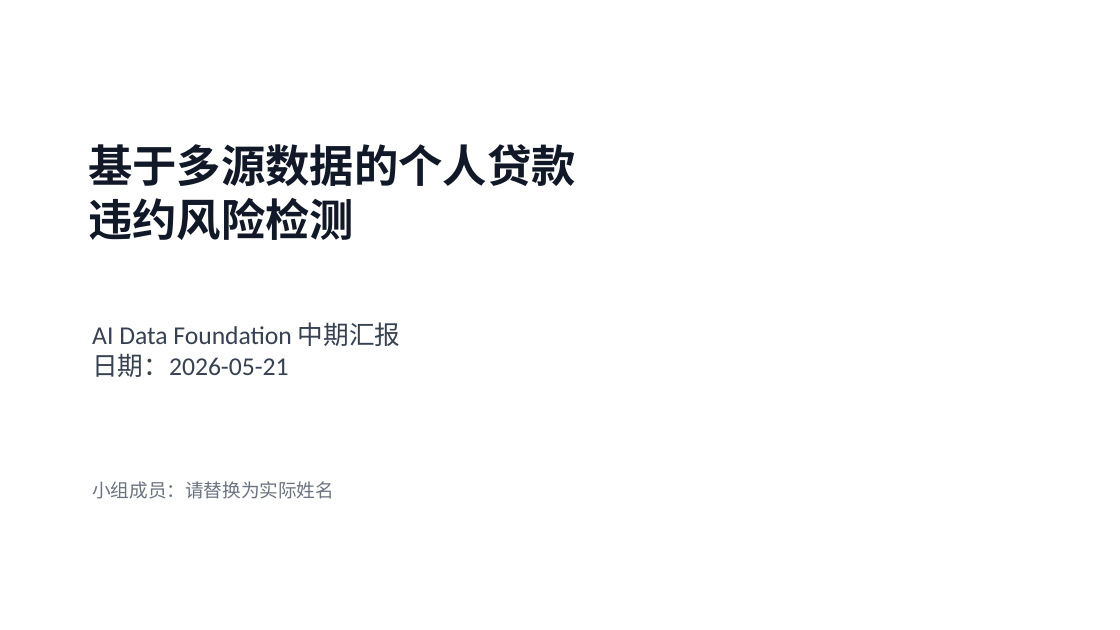
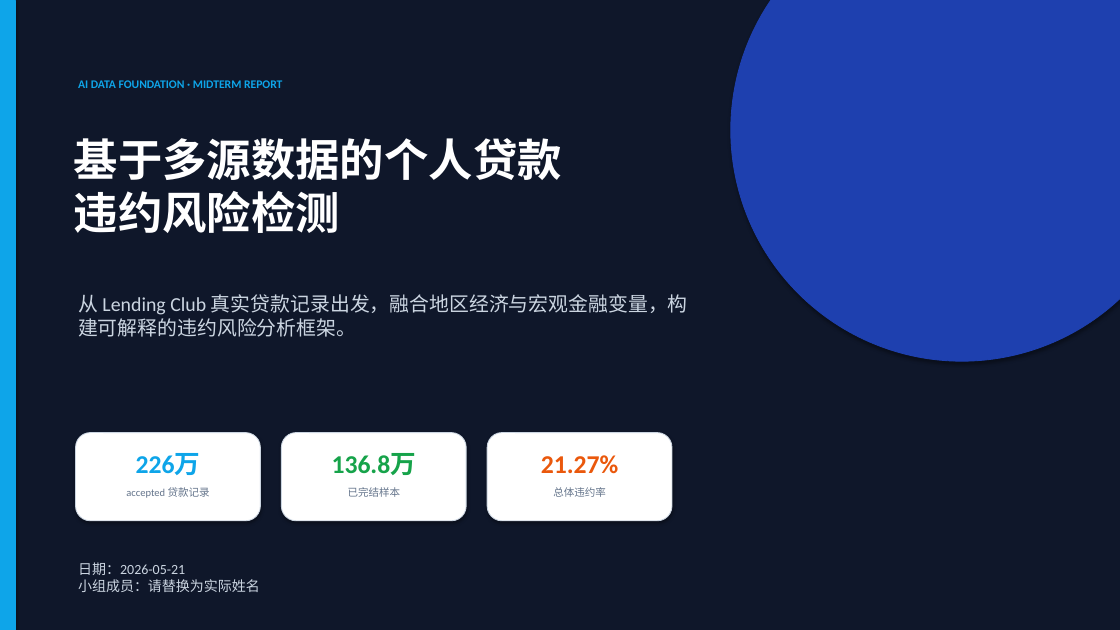
Before and after one commit to Epiphanythu/ai-data-foundation-project, a slide deck: slide 1 of slides/midterm_report.pptx. Drawn at 1120x630 pixels with LibreOffice and Linux fonts; fonts in the diff are those of the drawing. Boxes give left, top, right and bottom in pixels: in the first picture for what was removed or moved away, otherwise in the second. Text is boxed around its words. In the diff, an @@ line names an element or a change of style, - is before the commit and + after.

```diff
--- a/slides/midterm_report.pptx
+++ b/slides/midterm_report.pptx
@@ rectangle added at [0,0,1120,630], fill #0F172A, outline #0F172A 0.75 pt @@
@@ rectangle added at [0,0,15,630], fill #0EA5E9, outline #0EA5E9 0.75 pt @@
@@ ellipse added at [731,0,1120,361], fill #1E40AF, outline #1E40AF 0.75 pt @@
@@ text added at [78,80,283,88], 10 pt, text #0EA5E9, bold @@
+AI DATA FOUNDATION · MIDTERM REPORT
@@ text "基于多源数据的个人贷款": place and size @@
-text "基于多源数据的个人贷款" at [88,144,576,240]
+text "基于多源数据的个人贷款" at [74,138,562,233]
@@ text "基于多源数据的个人贷款" at [74,138,562,233]: text colour #111827 to #FFFFFF @@
@@ text added at [78,294,688,337], 17 pt, text #CBD5E1 @@
+从 Lending Club 真实贷款记录出发，融合地区经济与宏观金融变量，构建可解释的违约风险分析框架。
@@ text removed at [92,322,401,377] @@
-AI Data Foundation 中期汇报
-日期：2026-05-21
@@ rounded rectangle added at [76,433,260,521], fill #FFFFFF, outline #CBD5E1 0.75 pt @@
@@ rounded rectangle added at [281,433,466,521], fill #FFFFFF, outline #CBD5E1 0.75 pt @@
@@ rounded rectangle added at [487,433,672,521], fill #FFFFFF, outline #CBD5E1 0.75 pt @@
@@ text added at [136,453,201,475], 22 pt, text #0EA5E9, bold @@
+226万
@@ text added at [332,453,416,475], 22 pt, text #16A34A, bold @@
+136.8万
@@ text added at [541,455,618,474], 22 pt, text #EA580C, bold @@
+21.27%
@@ text added at [126,487,210,498], 9 pt, text #64748B @@
+accepted 贷款记录
@@ text added at [348,487,401,497], 9 pt, text #64748B @@
+已完结样本
@@ text added at [553,487,606,497], 9 pt, text #64748B @@
+总体违约率
@@ text "日期：2026-05-21": place and size @@
-text "日期：2026-05-21" at [92,481,334,499]
+text "日期：2026-05-21" at [78,562,260,592]
@@ text at [78,562,185,575]: paragraph added @@
+日期：2026-05-21
@@ text at [78,579,260,592]: size 16 to 12 pt, text colour #6B7280 to #CBD5E1 in "小组成员：请替换为实际姓名" @@
```
Also in this commit, not shown: 16 other slides changed, 1 other file.
